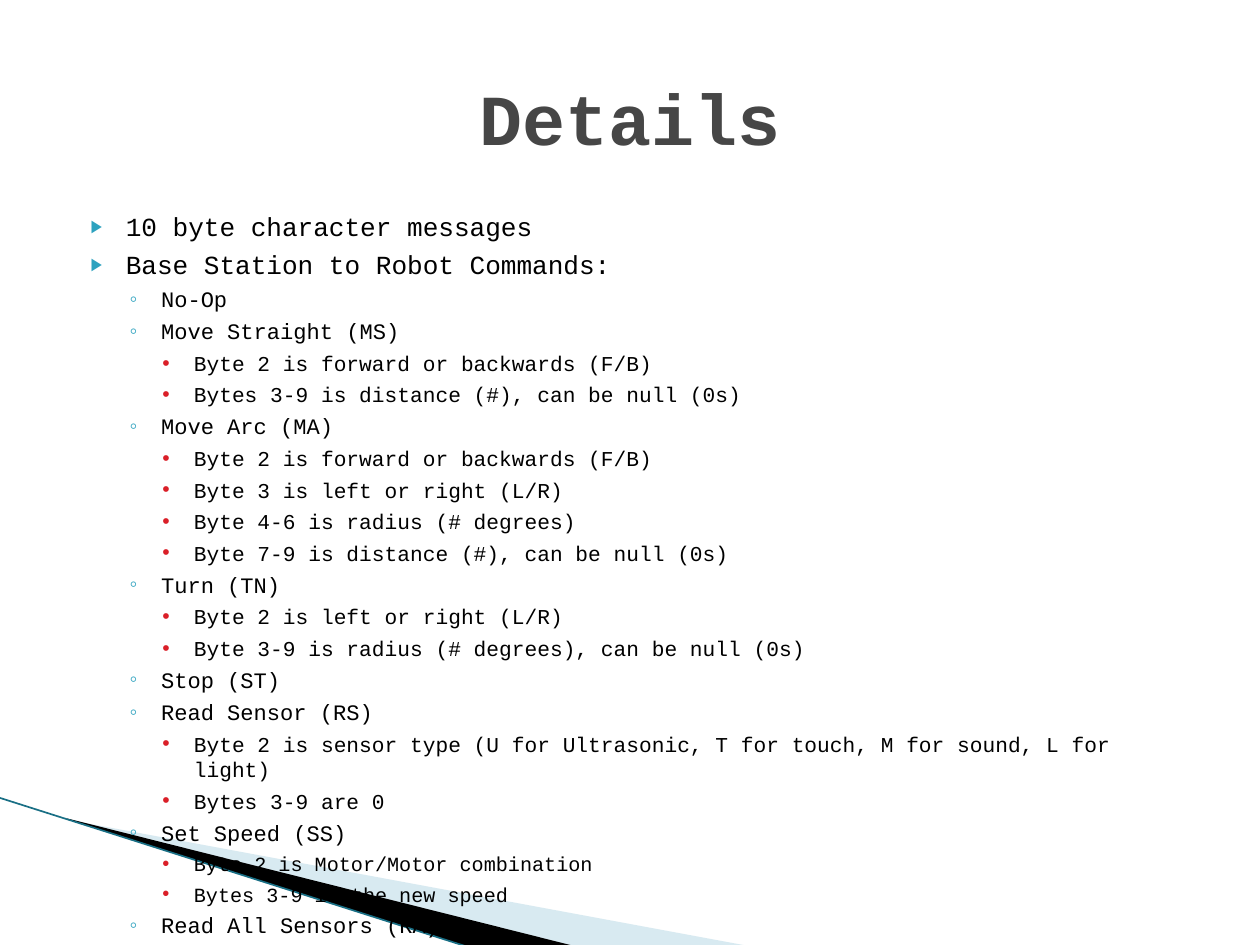
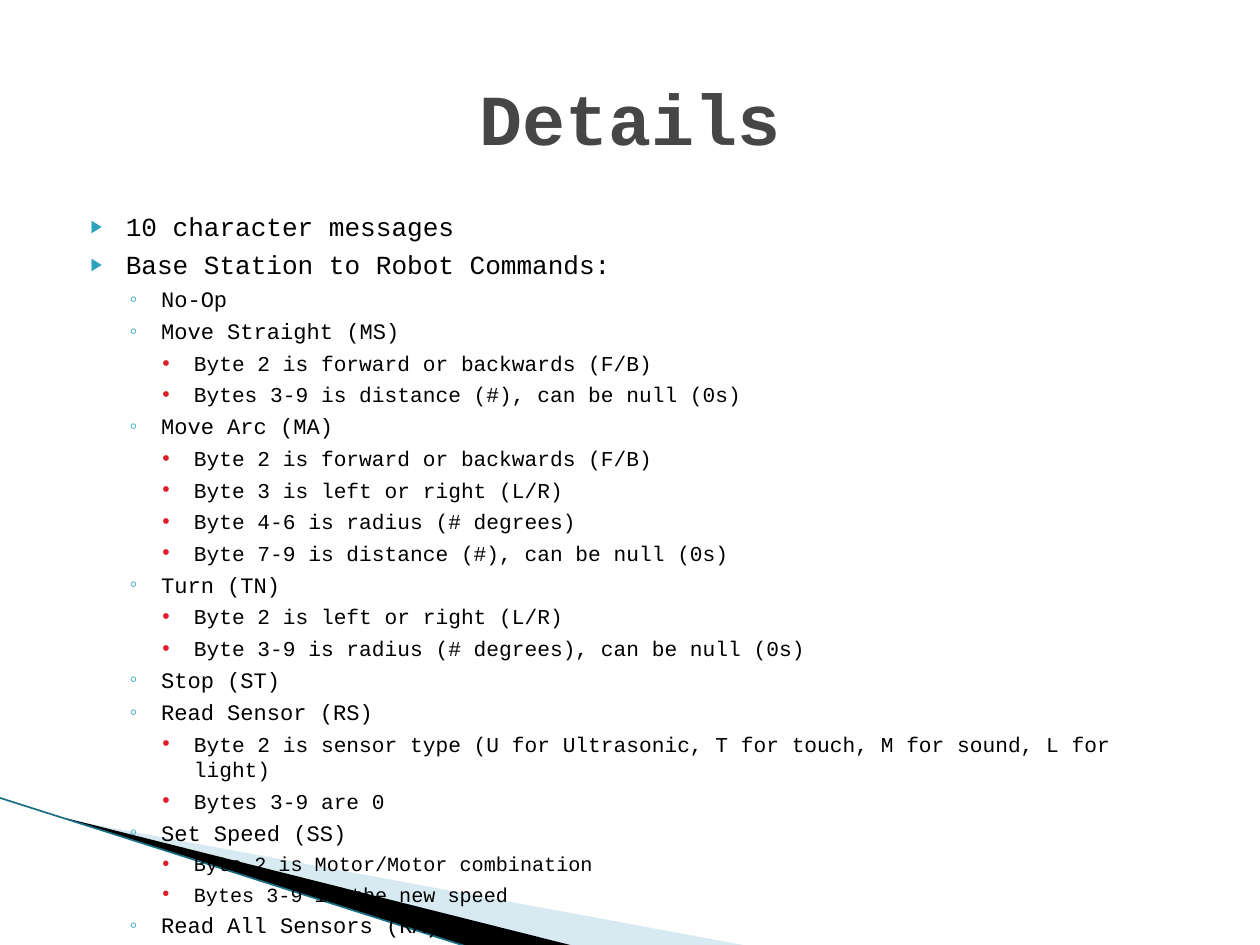
Before and after one commit to dmb2bt/CS3240-Group-19, a slide deck: slide 3 of Presentations/RoboticorpLab4.pptx. Drawn at 1260x945 pixels with LibreOffice and Linux fonts; fonts in the diff are those of the drawing; background and template pictures are left out. Boxes give left, top, right and bottom in pixels: in the first picture for what was removed or moved away, otherwise in the second. Text is boxed around its words. In the diff, an @@ line names an element or a change of style, - is before the commit and + after.

```diff
--- a/Presentations/RoboticorpLab4.pptx
+++ b/Presentations/RoboticorpLab4.pptx
@@ text at [126,218,454,242]: text changed @@
-▶ 10 byte character messages
+▶ 10 character messages
```
Also in this commit, not shown: 3 other slides changed, 1 other file.
